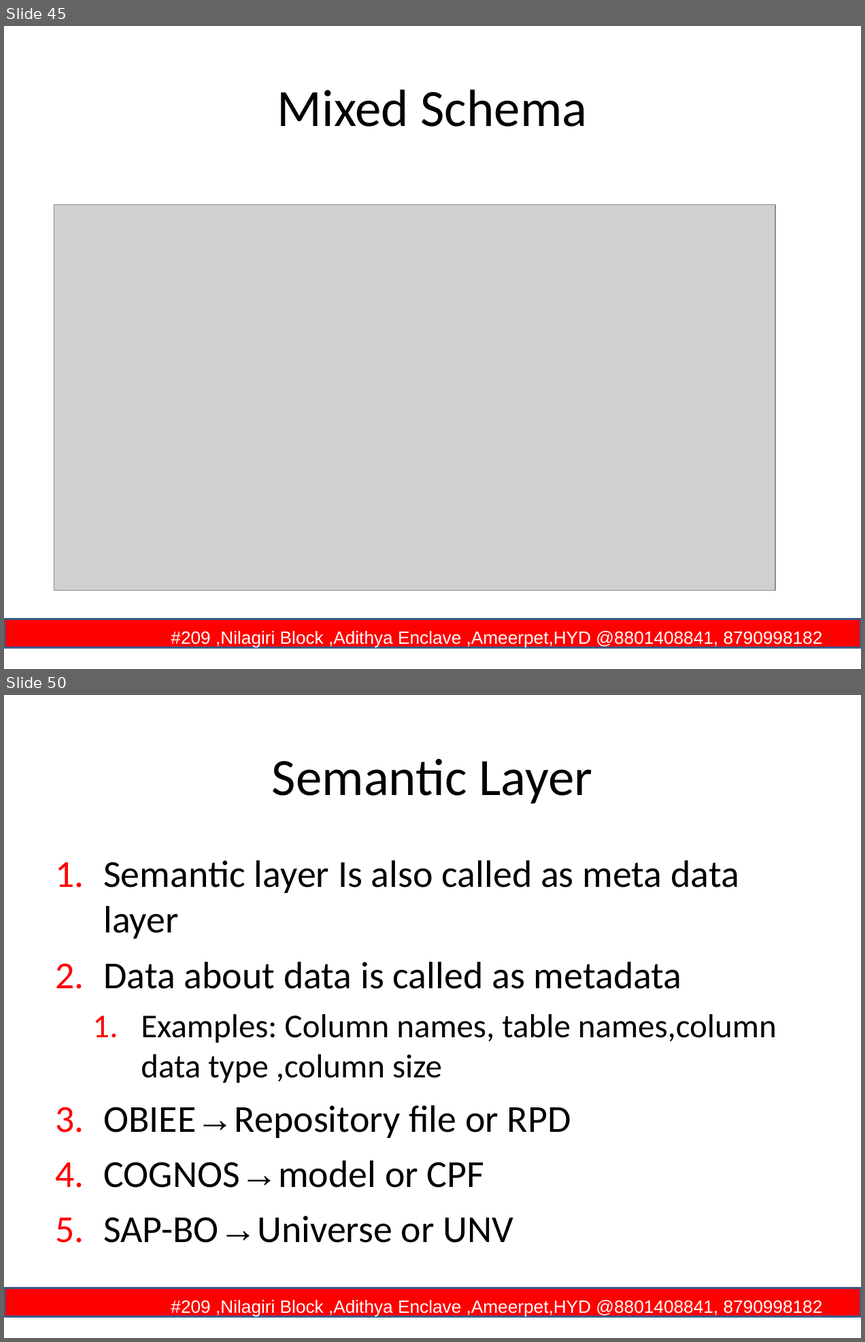
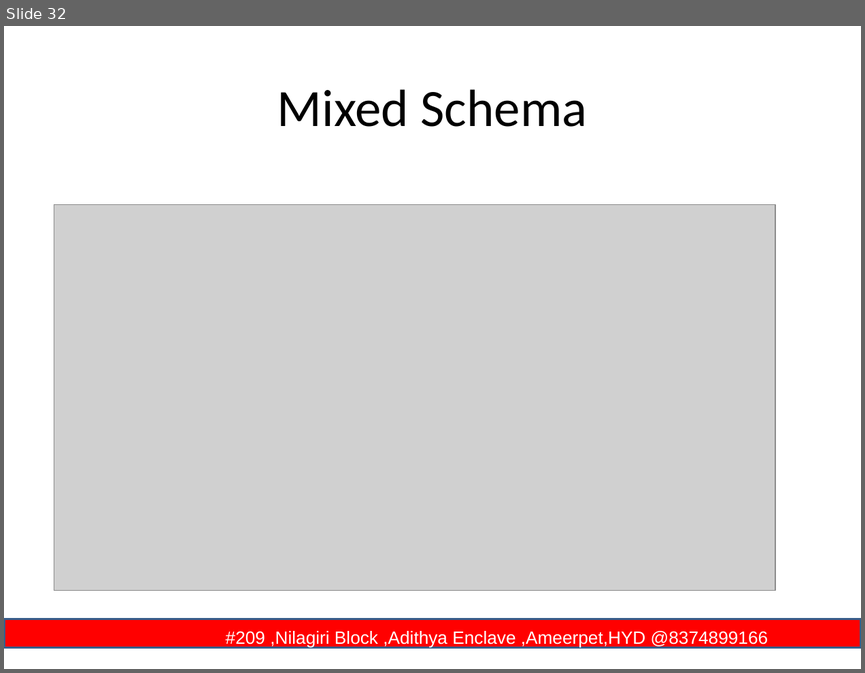
Before and after one commit to rritec/snowflake, a slide deck: Demo1.2.ppt. Shown one above the other, each under a label of ours: slides 45 and 50 before the commit, slide 32 after it; the slides between them are not shown. The pictures are 865x1342 and 865x673 pixels, drawn with LibreOffice and Linux fonts; fonts in the diff are those of the drawing; grey boxes stand for pictures; background and template pictures are left out. Boxes give left, top, right and bottom in pixels: in the first picture for what was removed or moved away, otherwise in the second. Text is boxed around its words. In the diff, an @@ line names an element or a change of style, - is before the commit and + after.

```diff
--- a/Demo1.2.ppt
+++ b/Demo1.2.ppt
@@ slide 50 removed at [4,695,861,1338], background #FFFFFF; not listed: 1 template element that a slide beside it also shows @@
@@ title removed at [272,758,592,804] @@
-Semantic Layer
@@ text removed at [103,860,776,1242] @@
-1. Semantic layer Is also called as meta data layer
-2. Data about data is called as metadata
-  1. Examples: Column names, table names,column data type ,column size
-3. OBIEE→Repository file or RPD
-4. COGNOS→model or CPF
-5. SAP-BO→Universe or UNV
@@ what was slide 45 is now slide 32 @@
@@ slide 32 changed as well @@
@@ text in rectangle at [226,631,768,647]: text changed @@
-#209 ,Nilagiri Block ,Adithya Enclave ,Ameerpet,HYD @8801408841, 8790998182
+#209 ,Nilagiri Block ,Adithya Enclave ,Ameerpet,HYD @8374899166
```
Also in this commit, not shown: 30 other slides changed, 1 slide added, 21 other slides removed.
